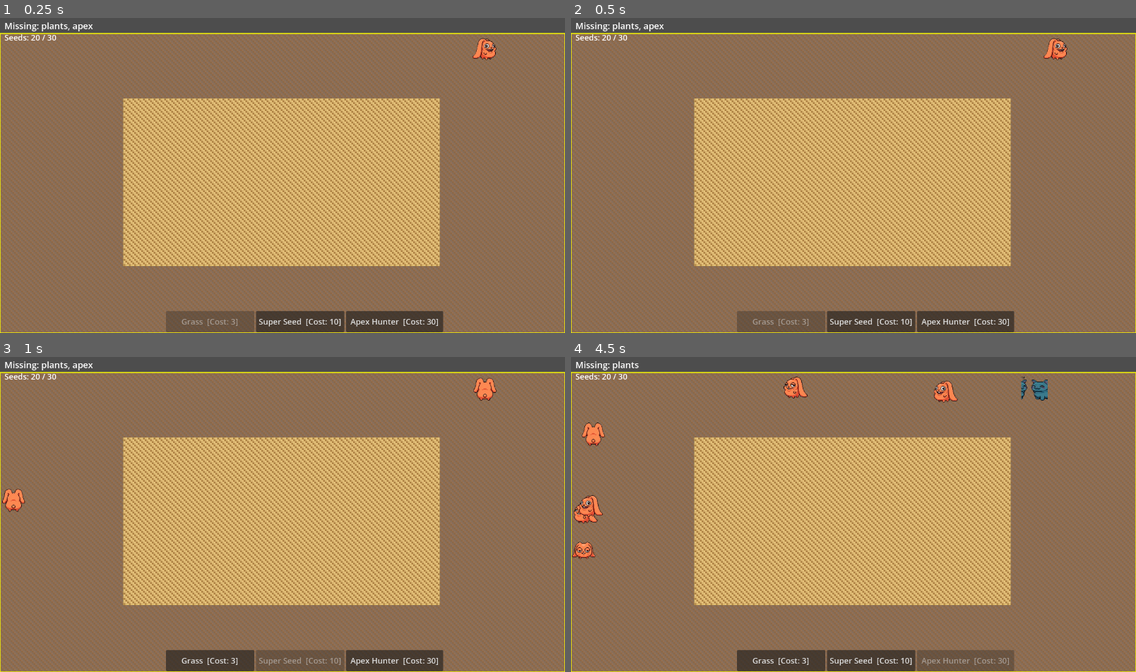
Above: before the commit, frames 1-4 (two rows, left to right).
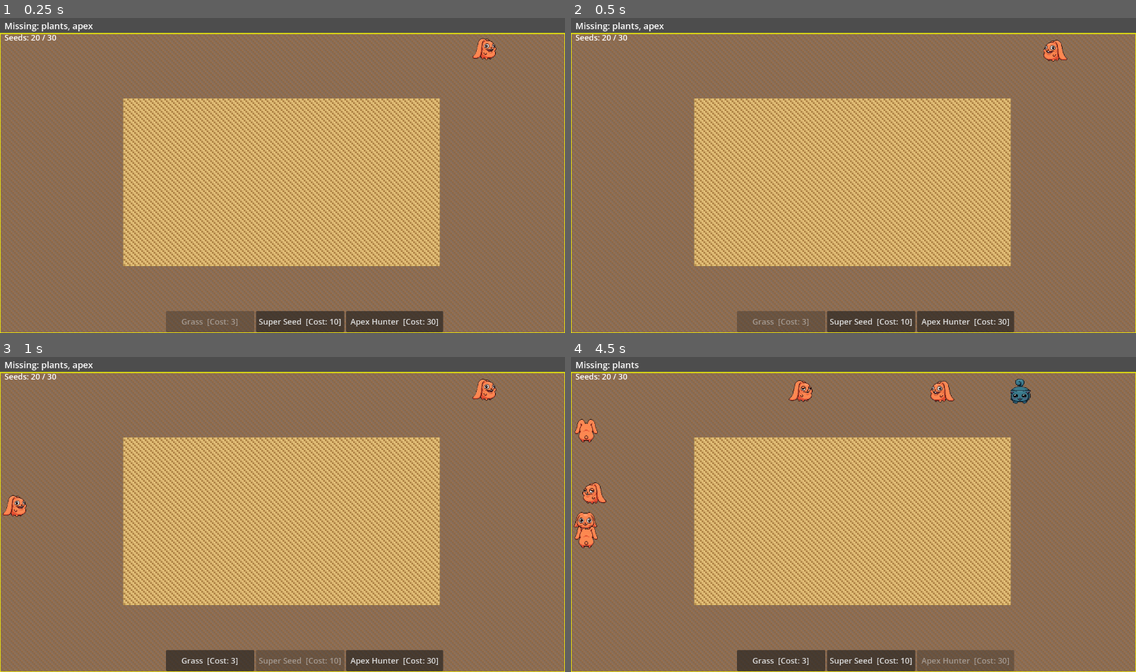
Above: after the commit, the same moments.

Repository: mamo1016/ecosystem-game
Game: Godot game, scene res://world.tscn
The game is run twice, just before and just after one commit, with the same random seed, the same clock (stepped at 60 frames per second) and the same inputs.
Inputs:
- Up to frame 1 (0.25 s): no input
- Up to frame 2 (0.5 s): no input
- Up to frame 3 (1 s): click "Super Seed [Cost: 10]" at 0.5 s
- Up to frame 4 (4.5 s): click "Grass [Cost: 3]" at 1.25 s; click "Apex Hunter [Cost: 30]" at 2 s; click "Grass [Cost: 3]" at 2.75 s; click "Super Seed [Cost: 10]" at 3.5 s; click "Apex Hunter [Cost: 30]" at 4.25 s

Frame 1 is identical in both runs. In frame 2, 0.2% of the frame differs, in the area x 83-88%, y 6-14%; in frame 3, 0.4%; in frame 4, 1.9%, in the area x 0-85%, y 6-65%.

Commit message:
Reduce random direction change chance to 0.01%

Diff:
--- a/world.gd
+++ b/world.gd
@@ -557,7 +557,7 @@
 				if _try_move(p, p.facing): moved = true
 
 			if not moved:
-				if randf() < 0.01:
+				if randf() < 0.0001:
 					p.facing = DIRS.pick_random()
 				var wander = DIRS.duplicate()
 				wander.shuffle()
@@ -608,7 +608,7 @@
 						best_dist = dist
 						best_p = p
 
-			if best_p == null and randf() < 0.01:
+			if best_p == null and randf() < 0.0001:
 				a.facing = DIRS.pick_random()
 
 			var moved = false
